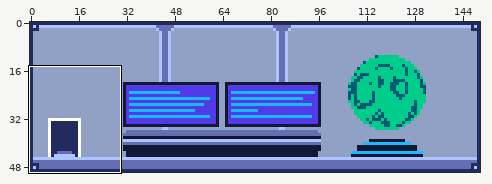
Pixel-art file, stored at art/stations/command_center.aseprite. Above: a wide view before the commit, with the close-up outlined.
Close-up. First the earlier version:
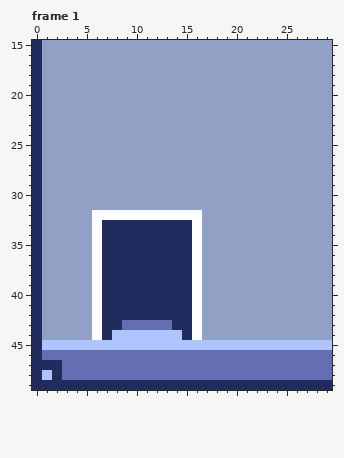
150x50 pixels, 8 frames. Shown: frame 1: x 0..29, y 15..49. The commit also changed other frames or places, which this record leaves out.
The same view after the edit:
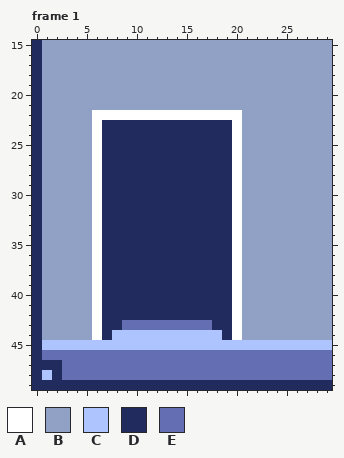
Palette (. is transparent): A #ffffff  B #91a0c5  C #adc4ff  D #212b5e  E #636fb2
Log entry: Adding battery room and command center art
Diff:
Frame 1, layer "background":
Colour B gives way to colour A in row 22 at x 6 to 20; in rows 23 to 31 at x 6 and 20; in rows 32 to 44 at x 20.
Colour A gives way to colour C in row 44 at x 16.
Colour B gives way to colour C in row 44 at x 17 to 18.
Colour D gives way to colour C in row 44 at x 15.
Colour A gives way to colour D in row 32 at x 7 to 16; in rows 33 to 42 at x 16.
Colour B gives way to colour D in rows 23 to 31 at x 7 to 19; in rows 32 to 42 at x 17 to 19; in row 43 at x 18 to 19; in row 44 at x 19.
Colour A gives way to colour E in row 43 at x 16.
Colour B gives way to colour E in row 43 at x 17.
Colour D gives way to colour E in row 43 at x 14 to 15.
Changed places in both close-ups, as pixel boxes (x1, y1, x2, y2):
changed: (92, 110, 242, 340)
